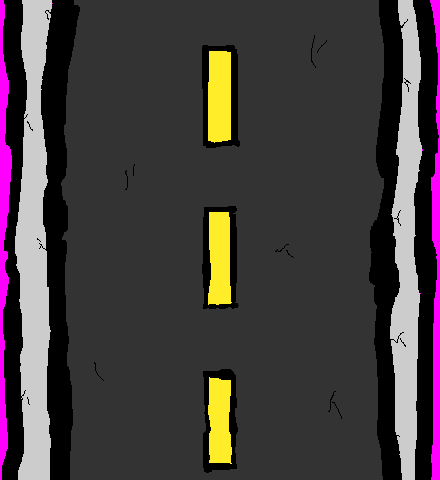
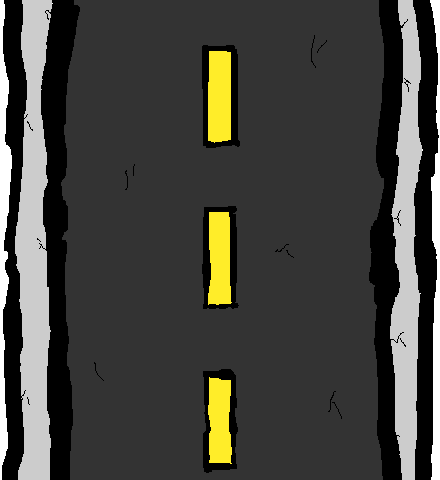
Revision of a layered 440 x 480 image; what changed, layer by layer:
hid "Background" over (0, 0, 440, 480)
